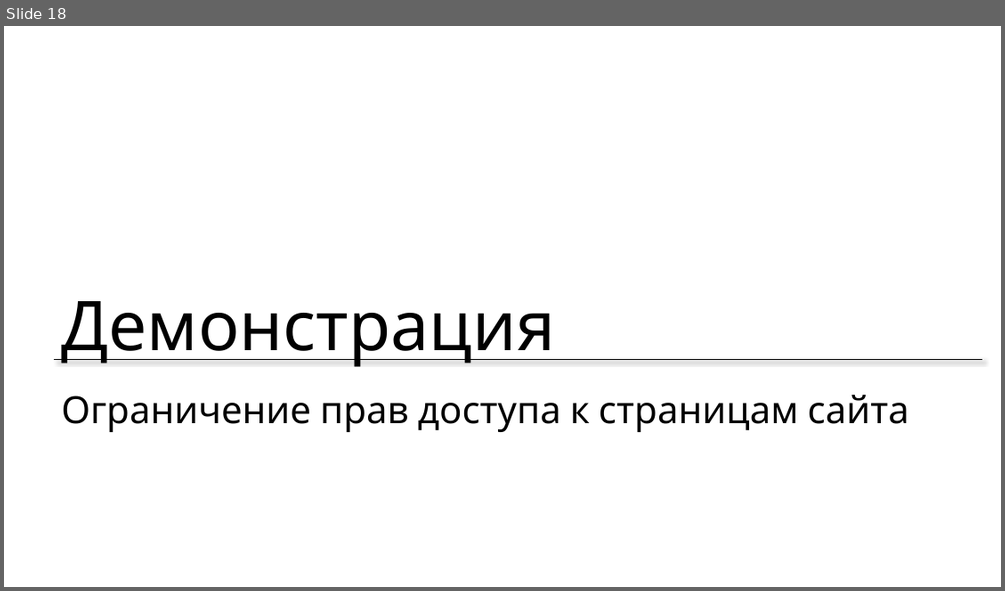
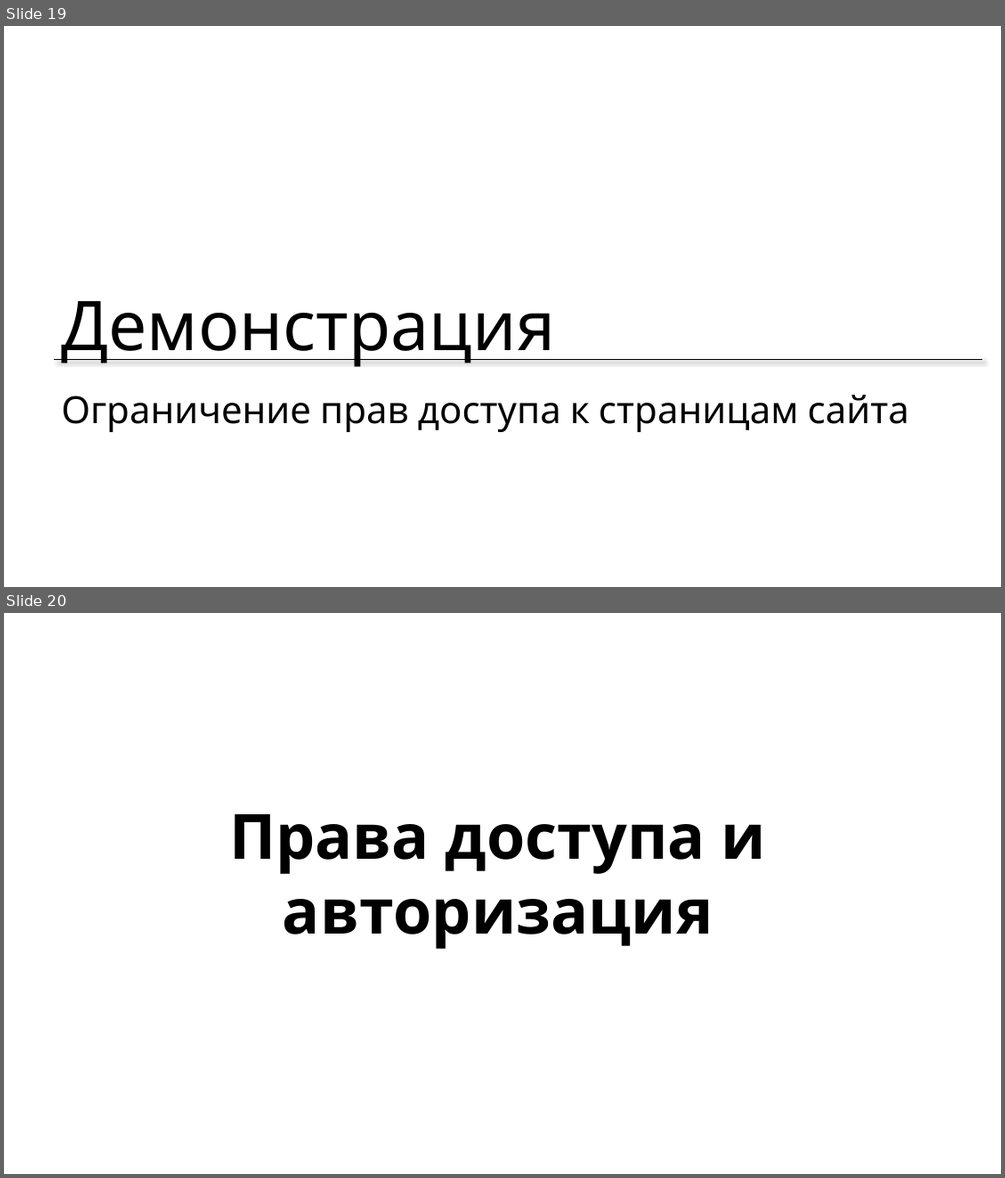
Before and after one commit to maxchv/LearnPython, a slide deck: week14/auth.pptx. Shown one above the other, each under a label of ours: slide 18 before the commit, slides 19 and 20 after it. The pictures are 1005x591 and 1005x1178 pixels, drawn with LibreOffice and Linux fonts; fonts in the diff are those of the drawing. Boxes give left, top, right and bottom in pixels: in the first picture for what was removed or moved away, otherwise in the second. Text is boxed around its words. In the diff, an @@ line names an element or a change of style, - is before the commit and + after.

```diff
--- a/week14/auth.pptx
+++ b/week14/auth.pptx
@@ slide 20 added at [4,613,1001,1174], background #FFFFFF @@
@@ text added at [229,814,766,949], 60 pt, text #000000, bold @@
+Права доступа и авторизация
@@ what was slide 18 is now slide 19 @@
```
Also in this commit, not shown: 2 slides changed, 11 other slides added, 12 slides removed, 39 other files.
